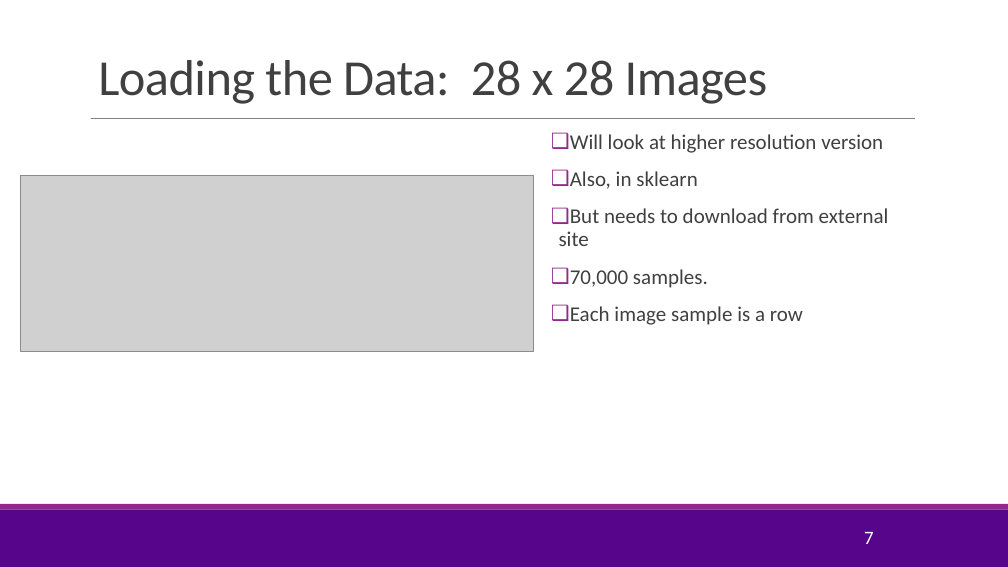
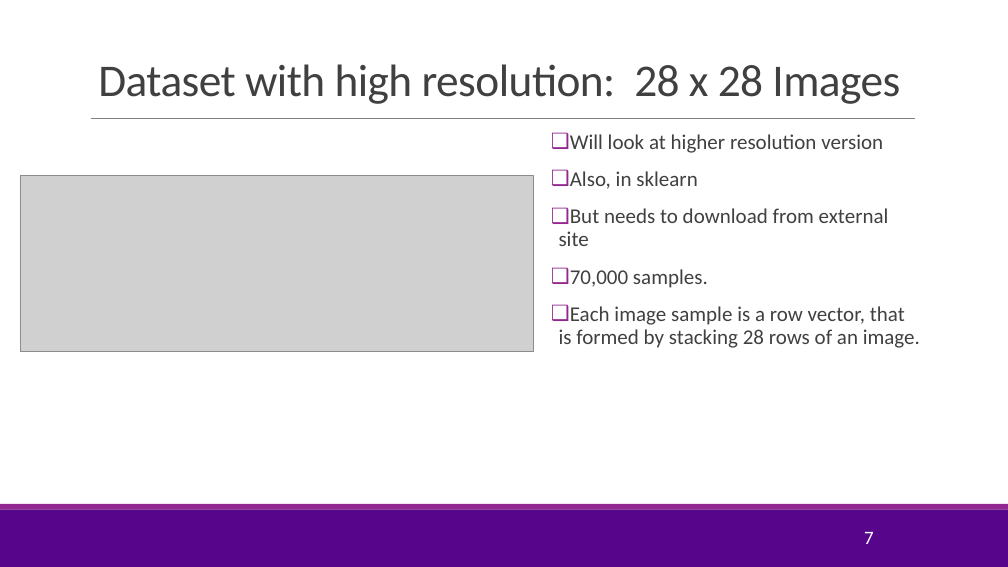
Before and after one commit to joshzzl/introml, a slide deck: slide 7 of lectures/Lect08_SVM.pptx. Drawn at 1008x567 pixels with LibreOffice and Linux fonts; fonts in the diff are those of the drawing; grey boxes stand for pictures; background and template pictures are left out. Boxes give left, top, right and bottom in pixels: in the first picture for what was removed or moved away, otherwise in the second. Text is boxed around its words. In the diff, an @@ line names an element or a change of style, - is before the commit and + after.

```diff
--- a/lectures/Lect08_SVM.pptx
+++ b/lectures/Lect08_SVM.pptx
@@ title at <box>98,64,900,104</box>: text changed; size 48 to 43.2 pt @@
-Loading the Data: 28 x 28 Images
+Dataset with high resolution: 28 x 28 Images
@@ text at <box>559,306,920,348</box>: text changed @@
-❑ Each image sample is a row
+❑ Each image sample is a row vector, that is formed by stacking 28 rows of an image.
```
Also in this commit, not shown: 11 other slides changed, 4 slides added, 2 other files.
